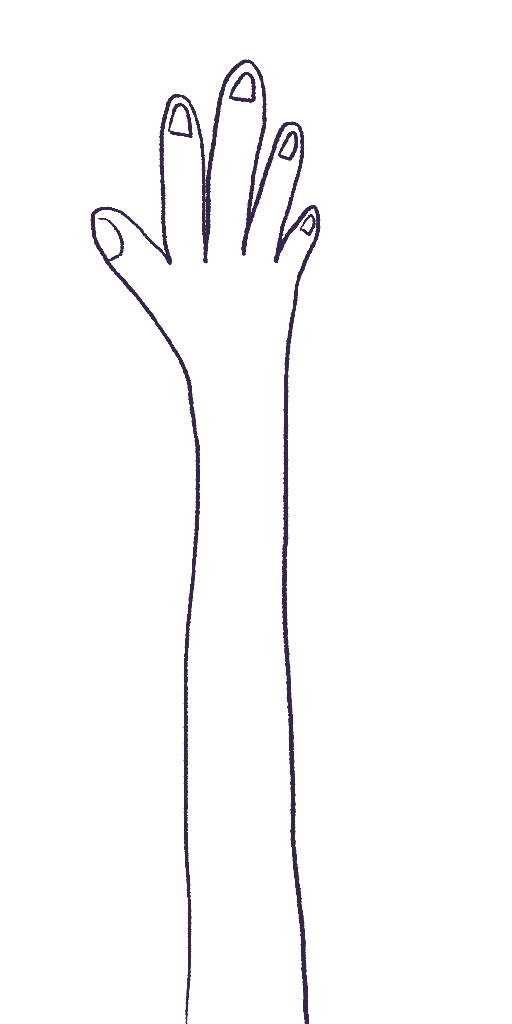
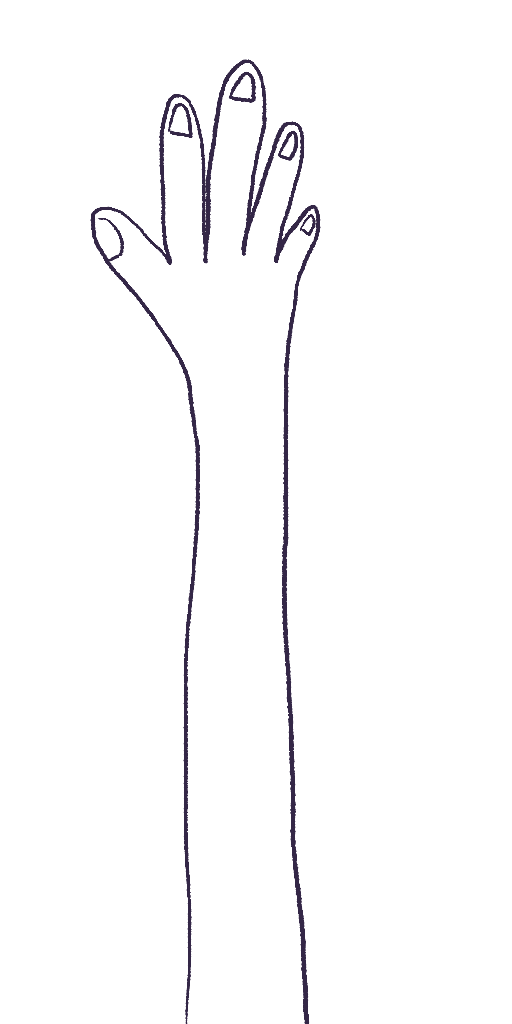
Before/after of a 512 x 1024 layered artwork. What changed in the layer stack:
added layer "HandOpen" above "Arm" over [left=185, top=363, right=289, bottom=388]
renamed "Layer 1" to "Arm", painted on it over [left=185, top=363, right=289, bottom=388]
